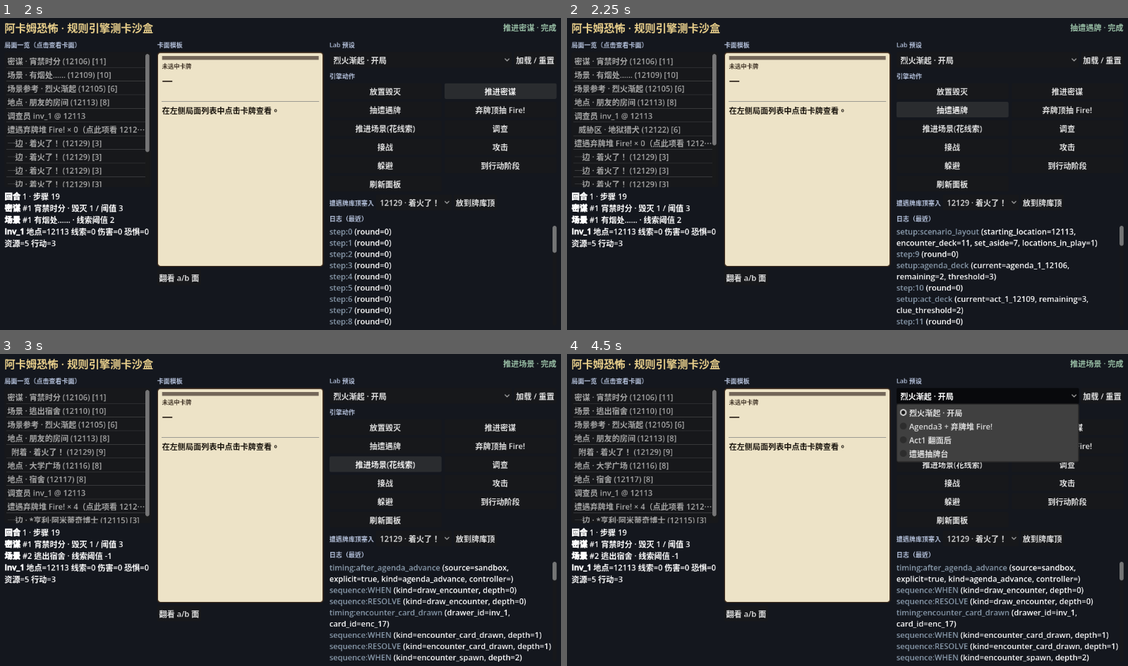
Above: before the commit, frames 1-4 (two rows, left to right).
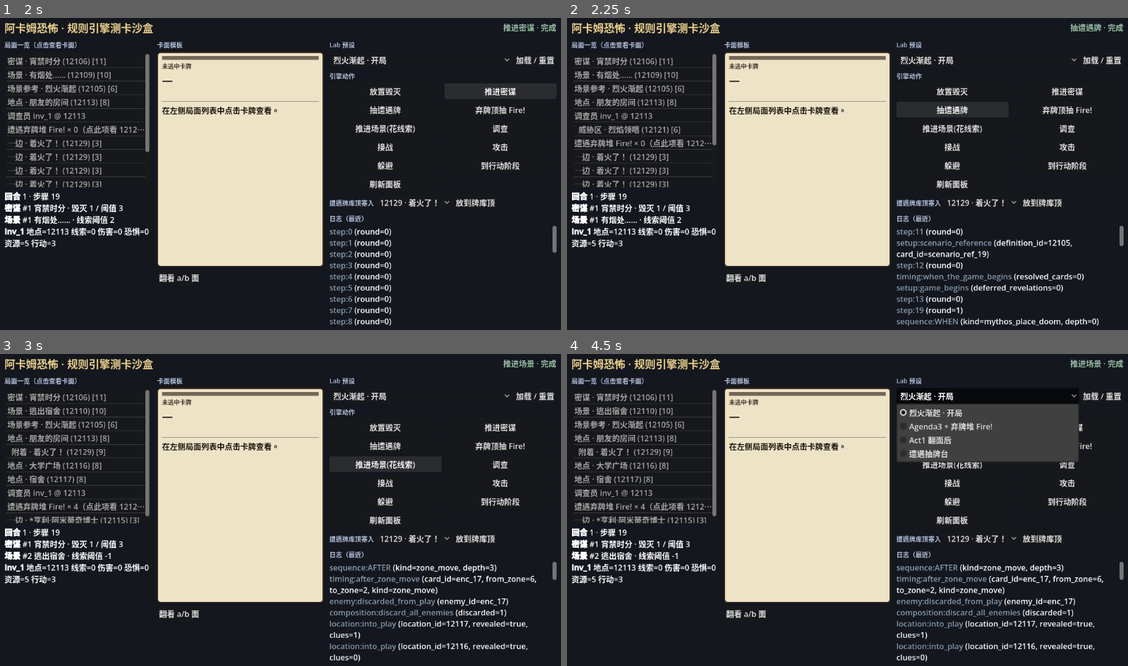
Above: after the commit, the same moments.

Repository: BlastMasterCreeper/arkhamhorror
Game: Godot game, scene res://ui/sandbox/sandbox.tscn
The game is run twice, just before and just after one commit, with the same random seed, the same clock (stepped at 60 frames per second) and the same inputs.
Inputs:
- Up to frame 1 (2 s): click "放置毁灭" at 0.5 s; click "推进密谋" at 1.25 s
- Up to frame 2 (2.25 s): click "抽遭遇牌" at 2 s
- Up to frame 3 (3 s): click "推进场景(花线索)" at 2.75 s
- Up to frame 4 (4.5 s): click "翻看 a/b 面" at 3.5 s; click "烈火渐起 · 开局" at 4.25 s

Frame 1 is identical in both runs. In frame 2, 3.0% of the frame differs, in the area x 7-99%, y 34-99%; in frame 3, 3.6%, in the area x 58-100%, y 67-99%; in frame 4, 3.6%.

Commit message:
feat: seq.zone.move for enter/leave play information
Co-authored-by: BlastMasterCreeper <BlastMasterCreeper@users.noreply.github.com>

Diff:
--- a/bootstrap/game_bootstrap.gd
+++ b/bootstrap/game_bootstrap.gd
@@ -73,6 +73,7 @@
 	ctx.triggered_abilities.bind_game_context(ctx)
 	ctx.sequences.bind_game_context(ctx)
 	ctx.effects.bind_game_context(ctx)
+	ZoneMoveFlow.bind_mutator(ctx)
 	return ctx
 
 
--- a/bootstrap/sequence_catalog_bootstrap.gd
+++ b/bootstrap/sequence_catalog_bootstrap.gd
@@ -106,6 +106,14 @@
 
 
 static func _register_effect_flows(catalog: SequenceCatalog) -> void:
+	## 广义区划迁移（进场/离场 = 过滤别名；非效果）。
+	catalog.register_run(
+		&"seq.zone.move",
+		func(params: Dictionary) -> TriggeringCondition:
+			return TriggeringCondition.zone_move(params),
+		func(game_ctx: GameContext, params: Dictionary) -> Dictionary:
+			return ZoneMoveFlow.run(game_ctx, params)
+	)
 	## G3：搜寻（单条；区域/顶 N/过滤/是否取出 → params）。
 	catalog.register_run(
 		&"seq.effect.search",
--- a/core/domain/state_mutator.gd
+++ b/core/domain/state_mutator.gd
@@ -4,6 +4,7 @@
 var _state: GameStateStore
 var _information: InformationExecutor
 var _registrations: RegistrationStore = null
+var _after_zone_move: Callable = Callable()
 
 
 func _init(state: GameStateStore) -> void:
@@ -15,6 +16,10 @@
 	_registrations = store
 
 
+func bind_after_zone_move(callback: Callable) -> void:
+	_after_zone_move = callback
+
+
 func state() -> GameStateStore:
 	return _state
 
@@ -28,6 +33,7 @@
 	var card := _state.registry.get_card(card_id)
 	if card == null:
 		return false
+	var from_zone := card.zone
 	if _would_leave_hand(card, to) and _blocks_leave_hand(card_id):
 		return false
 	if _would_leave_hand(card, to):
@@ -53,9 +59,15 @@
 				if inv != null:
 					inv.threat_area.erase(card.id.instance_id)
 	if to.owner_id == &"encounter":
-		return _insert_encounter_discard(card)
+		if not _insert_encounter_discard(card):
+			return false
+		_emit_zone_move(card_id, from_zone, card.zone)
+		return true
 	if to.owner_id == &"victory_display":
-		return _insert_victory_display(card)
+		if not _insert_victory_display(card):
+			return false
+		_emit_zone_move(card_id, from_zone, card.zone)
+		return true
 	var target_inv := _state.registry.get_investigator(to.owner_id)
 	if target_inv == null:
 		return false
@@ -64,7 +76,19 @@
 	card.zone = _zone_for_pile(to.pile)
 	if to.pile == AhcEnums.PileKind.INV_HAND:
 		card.controller_id = to.owner_id
-	return true
+	_emit_zone_move(card_id, from_zone, card.zone)
+	return true
+
+
+func _emit_zone_move(
+	card_id: StringName,
+	from_zone: AhcEnums.Zone,
+	to_zone: AhcEnums.Zone
+) -> void:
+	if from_zone == to_zone:
+		return
+	if _after_zone_move.is_valid():
+		_after_zone_move.call(card_id, from_zone, to_zone)
 
 
 ## L0 · AtomTransferMarker
--- a/core/timing/defeat_flow.gd
+++ b/core/timing/defeat_flow.gd
@@ -351,10 +351,6 @@
 	var card := game_ctx.state.registry.get_card(card_id)
 	if card == null:
 		return {"ok": false, "defeated": false}
-	if game_ctx.triggered_abilities != null:
-		game_ctx.triggered_abilities.uninstall_by_source(card_id)
-	if game_ctx.registrations != null:
-		game_ctx.registrations.on_card_leave_play(card_id)
 	var owner_id: StringName = card.owner_id
 	var moved := false
 	if game_ctx.mutator != null and game_ctx.state.registry.get_investigator(owner_id) != null:
--- a/core/timing/triggering_condition.gd
+++ b/core/timing/triggering_condition.gd
@@ -415,6 +415,21 @@
 
 
 ## 搜寻（seq.effect.search）。
+## 广义区划迁移（seq.zone.move · 进场/离场信息别名）。
+static func zone_move(
+	params: Dictionary,
+	after_timing: StringName = &"after_zone_move"
+) -> TriggeringCondition:
+	var card_id: StringName = params.get("card_id", &"") as StringName
+	var t := TriggeringCondition.new()
+	t.id = StringName("zone_move_%s_%d" % [card_id, Time.get_ticks_msec()])
+	t.kind = &"zone_move"
+	t.tags = [&"zone_move"]
+	t.after_timing = after_timing
+	t.payload = params.duplicate()
+	return t
+
+
 static func search(
 	params: Dictionary,
 	after_timing: StringName = &"after_search"
--- /dev/null
+++ b/core/timing/zone_move_flow.gd
@@ -0,0 +1,124 @@
+class_name ZoneMoveFlow
+extends RefCounted
+
+## 广义区划迁移 · `seq.zone.move`。
+## 进场 / 离场 = 对本流程的过滤别名（场外↔场上）；不是效果 seq。
+
+const FLOW := &"seq.zone.move"
+
+const ALIAS_ENTER_PLAY := &"ENTER_PLAY"
+const ALIAS_LEAVE_PLAY := &"LEAVE_PLAY"
+const ALIAS_LEAVE_HAND := &"LEAVE_HAND"
+
+
+static func bind_mutator(game_ctx: GameContext) -> void:
+	if game_ctx == null or game_ctx.mutator == null:
+		return
+	game_ctx.mutator.bind_after_zone_move(
+		func(card_id: StringName, from_zone: AhcEnums.Zone, to_zone: AhcEnums.Zone) -> void:
+			after_l0_move(game_ctx, card_id, from_zone, to_zone)
+	)
+
+
+static func after_l0_move(
+	game_ctx: GameContext,
+	card_id: StringName,
+	from_zone: AhcEnums.Zone,
+	to_zone: AhcEnums.Zone
+) -> void:
+	if card_id == &"" or from_zone == to_zone:
+		return
+	nest_or_run(
+		game_ctx,
+		{
+			"card_id": card_id,
+			"from_zone": from_zone,
+			"to_zone": to_zone,
+		}
+	)
+
+
+static func notify_zone_set(
+	game_ctx: GameContext,
+	card_id: StringName,
+	from_zone: AhcEnums.Zone,
+	to_zone: AhcEnums.Zone
+) -> void:
+	## L0 直接写 zone（未走 move_card）时补发同一通道。
+	after_l0_move(game_ctx, card_id, from_zone, to_zone)
+
+
+static func nest_or_run(game_ctx: GameContext, params: Dictionary) -> Dictionary:
+	if (
+		game_ctx != null
+		and game_ctx.sequence_catalog != null
+		and game_ctx.sequence_catalog.has_flow(FLOW)
+	):
+		return game_ctx.sequence_catalog.run(game_ctx, FLOW, params)
+	return run(game_ctx, params)
+
+
+static func run(game_ctx: GameContext, params: Dictionary) -> Dictionary:
+	if game_ctx == null or game_ctx.state == null:
+		return {"ok": false, "error": "no_context"}
+	var card_id: StringName = params.get("card_id", &"") as StringName
+	if card_id == &"":
+		return {"ok": false, "error": "missing_card_id"}
+	var from_zone: int = int(params.get("from_zone", -1))
+	var to_zone: int = int(params.get("to_zone", -1))
+	if from_zone < 0 or to_zone < 0:
+		var card := game_ctx.state.registry.get_card(card_id)
+		if card == null:
+			return {"ok": false, "error": "missing_card"}
+		if to_zone < 0:
+			to_zone = card.zone
+		if from_zone < 0:
+			from_zone = to_zone
+	var was_in_play := zone_is_in_play(from_zone as AhcEnums.Zone)
+	var now_in_play := zone_is_in_play(to_zone as AhcEnums.Zone)
+	var was_in_hand := (from_zone as AhcEnums.Zone) == AhcEnums.Zone.HAND
+	var now_in_hand := (to_zone as AhcEnums.Zone) == AhcEnums.Zone.HAND
+	var out := {
+		"ok": true,
+		"card_id": card_id,
+		"from_zone": from_zone,
+		"to_zone": to_zone,
+	}
+	if not was_in_play and now_in_play:
+		out[ALIAS_ENTER_PLAY] = true
+		_apply_enter_play(game_ctx, card_id)
+	elif was_in_play and not now_in_play:
+		out[ALIAS_LEAVE_PLAY] = true
+		_apply_leave_play(game_ctx, card_id)
+	if was_in_hand and not now_in_hand:
+		out[ALIAS_LEAVE_HAND] = true
+		if game_ctx.registrations != null:
+			game_ctx.registrations.on_leave_hand(card_id)
+	if game_ctx.log != null:
+		game_ctx.log.log(
+			AhcEnums.LogCategory.CARD,
+			"zone:move",
+			{
+				"card_id": card_id,
+				"from": from_zone,
+				"to": to_zone,
+				"enter_play": out.get(ALIAS_ENTER_PLAY, false),
+				"leave_play": out.get(ALIAS_LEAVE_PLAY, false),
+			}
+		)
+	return out
+
+
+static func zone_is_in_play(zone: AhcEnums.Zone) -> bool:
+	return zone == AhcEnums.Zone.PLAY_AREA or zone == AhcEnums.Zone.THREAT_AREA
+
+
+static func _apply_enter_play(game_ctx: GameContext, card_id: StringName) -> void:
+	ScenarioDeckSetup.install_triggered_abilities(game_ctx, card_id)
+
+
+static func _apply_leave_play(game_ctx: GameContext, card_id: StringName) -> void:
+	if game_ctx.triggered_abilities != null:
+		game_ctx.triggered_abilities.uninstall_by_source(card_id)
+	if game_ctx.registrations != null:
+		game_ctx.registrations.on_card_leave_play(card_id)
--- a/rules/combat/enemy_defeat_resolver.gd
+++ b/rules/combat/enemy_defeat_resolver.gd
@@ -56,8 +56,6 @@
 	_clear_engagement(game_ctx, enemy_id)
 	DoomedResolver.try_on_defeat(game_ctx, enemy_id)
 	var routed := _route_after_defeat(game_ctx, enemy_id)
-	if game_ctx.triggered_abilities != null:
-		game_ctx.triggered_abilities.uninstall_by_source(enemy_id)
 	game_ctx.state.registry.unregister_enemy(enemy_id)
 	if game_ctx.log != null:
 		game_ctx.log.log(
@@ -88,8 +86,6 @@
 		return {"ok": false, "discarded": false}
 	_clear_engagement(game_ctx, enemy_id)
 	_route_to_discard(game_ctx, enemy_id)
-	if game_ctx.triggered_abilities != null:
-		game_ctx.triggered_abilities.uninstall_by_source(enemy_id)
 	game_ctx.state.registry.unregister_enemy(enemy_id)
 	if game_ctx.log != null:
 		game_ctx.log.log(
--- a/rules/subsystems/enemy_system.gd
+++ b/rules/subsystems/enemy_system.gd
@@ -205,11 +205,12 @@
 
 func _mark_card_in_play(game_ctx: GameContext, card_id: StringName) -> void:
 	var card := _state.registry.get_card(card_id)
-	if card != null:
-		card.zone = AhcEnums.Zone.PLAY_AREA
-	## ENTER_PLAY：安装 Forced / Reaction 等 WHILE_IN_PLAY 触发能力。
-	if game_ctx != null and game_ctx.triggered_abilities != null:
-		ScenarioDeckSetup.install_triggered_abilities(game_ctx, card_id)
+	if card == null:
+		return
+	var from_zone := card.zone
+	card.zone = AhcEnums.Zone.PLAY_AREA
+	if game_ctx != null:
+		ZoneMoveFlow.notify_zone_set(game_ctx, card_id, from_zone, AhcEnums.Zone.PLAY_AREA)
 
 
 func _drawer_location_tag(drawer_id: StringName) -> StringName:
--- a/tests/run_headless.gd
+++ b/tests/run_headless.gd
@@ -285,6 +285,9 @@
 	_run_test("G5-07 asset damage cap leave to discard not discard effect", _test_g5_asset_damage_cap)
 	_run_test("G5-08 asset effect defeat to discard", _test_g5_asset_effect_defeat)
 	_run_test("G5-09 asset defeat cancel skips leave", _test_g5_asset_cancel_no_leave)
+	_run_test("ZM-01 seq.zone.move catalog", _test_zm_catalog)
+	_run_test("ZM-02 leave play on discard from play", _test_zm_leave_play_discard_asset)
+	_run_test("ZM-03 enemy discard-from-play leave play", _test_zm_enemy_discard_leave_play)
 	_run_test("ACT-13 draw from deck", _test_act_draw_from_deck)
 	_run_test("ACT-14 draw shuffles discard", _test_act_draw_shuffle)
 	_run_test("ACT-15 draw empty piles defeated", _test_act_draw_defeated)
@@ -6191,6 +6194,51 @@
 	)
 
 
+func _test_zm_catalog() -> bool:
+	var h := RuleTestHarness.new(42)
+	return h.ctx.sequence_catalog.has_flow(&"seq.zone.move")
+
+
+func _test_zm_leave_play_discard_asset() -> bool:
+	var h := RuleTestHarness.new(42)
+	var store := h.ctx.registrations
+	var card_id := GameBootstrap.add_asset_to_play(
+		h.ctx, &"inv_1", &"ally_zm_leave", {"health": 1}
+	)
+	_kw_occ_bind(store, AhcEnums.LifetimeKind.WHILE_IN_PLAY, card_id)
+	if store.count() != 1:
+		return false
+	var moved := h.ctx.mutator.move_card(card_id, CardSlot.discard_top(&"inv_1"))
+	var inv := h.ctx.state.registry.get_investigator(&"inv_1")
+	return (
+		moved
+		and store.count() == 0
+		and inv.discard.has(card_id)
+		and not inv.play_area.has(card_id)
+	)
+
+
+func _test_zm_enemy_discard_leave_play() -> bool:
+	var h := RuleTestHarness.new(42)
+	GameBootstrap.setup_test_location(h.ctx, &"test_loc", 0, 0)
+	var card_id := GameBootstrap.add_encounter_enemy_to_deck(
+		h.ctx, &"enc_zm_discard", {"health": 1}
+	)
+	var spawn := h.ctx.enemy.spawn_at_location(h.ctx, card_id, &"test_loc")
+	if not spawn.get("ok", false):
+		return false
+	var store := h.ctx.registrations
+	_kw_occ_bind(store, AhcEnums.LifetimeKind.WHILE_IN_PLAY, card_id)
+	if store.count() != 1:
+		return false
+	var res := EnemyDefeatResolver.discard_from_play(h.ctx, card_id)
+	return (
+		bool(res.get("ok", false))
+		and store.count() == 0
+		and h.ctx.state.registry.get_enemy(card_id) == null
+	)
+
+
 func _test_act_move_fail() -> bool:
 	var h := RuleTestHarness.new(42)
 	if not h.prepare_action_phase():
@@ -6264,6 +6312,7 @@
 		&"seq.effect.defeat",
 		&"seq.enemy.defeat",
 		&"seq.defeat.leave_play",
+		&"seq.zone.move",
 		&"seq.action.investigate",
 		&"seq.action.fight",
 		&"seq.action.engage",
Not shown, added: core/timing/zone_move_flow.gd.uid
Not shown, changed: docs/design/17-seq-runtime.md
Not shown, changed: docs/design/22-seq-granularity.md
